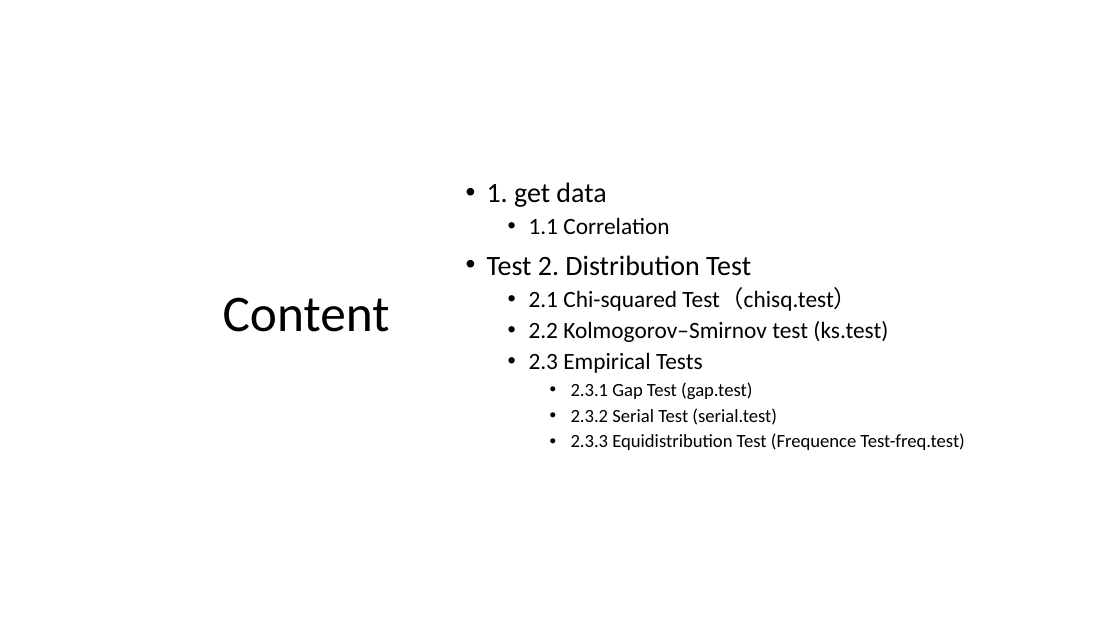
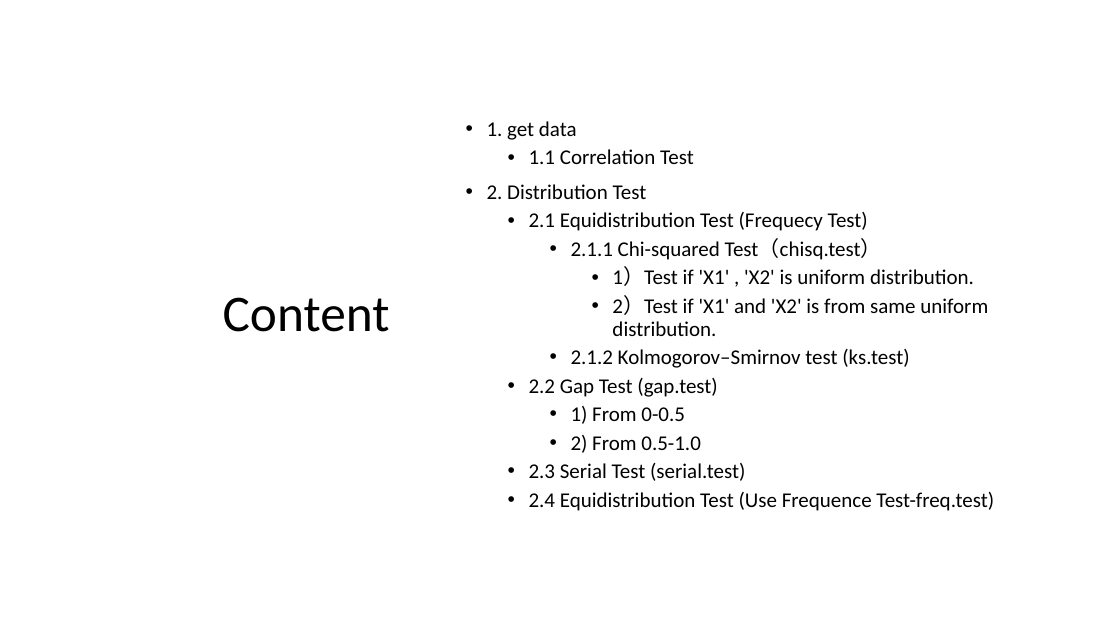
Before and after one commit to jingjing-unilu/ComputationalStatistic_Project21, a slide deck: slide 4 of Project21.pptx. Drawn at 1120x630 pixels with LibreOffice and Linux fonts; fonts in the diff are those of the drawing. Boxes give left, top, right and bottom in pixels: in the first picture for what was removed or moved away, otherwise in the second. Text is boxed around its words. In the diff, an @@ line names an element or a change of style, - is before the commit and + after.

```diff
--- a/Project21.pptx
+++ b/Project21.pptx
@@ text at bbox=[487, 149, 994, 511]: text changed; size 16 to 18 pt @@
-  • 1.1 Correlation
-• Test 2. Distribution Test
-  • 2.1 Chi-squared Test（chisq.test）
-  • 2.2 Kolmogorov–Smirnov test (ks.test)
-  • 2.3 Empirical Tests
-    • 2.3.1 Gap Test (gap.test)
-    • 2.3.2 Serial Test (serial.test)
-    • 2.3.3 Equidistribution Test (Frequence Test-freq.test)
+  • 1.1 Correlation Test
+• 2. Distribution Test
+  • 2.1 Equidistribution Test (Frequecy Test)
+    • 2.1.1 Chi-squared Test（chisq.test）
+      • 1）Test if 'X1' , 'X2' is uniform distribution.
+      • 2）Test if 'X1' and 'X2' is from same uniform distribution.
+    • 2.1.2 Kolmogorov–Smirnov test (ks.test)
+  • 2.2 Gap Test (gap.test)
+    • 1) From 0-0.5
+    • 2) From 0.5-1.0
+  • 2.3 Serial Test (serial.test)
+  • 2.4 Equidistribution Test (Use Frequence Test-freq.test)
@@ text at bbox=[487, 121, 577, 140]: size 24 to 18 pt in "1. get data" @@
```
Also in this commit, not shown: 1 other slide changed, 7 other files.
